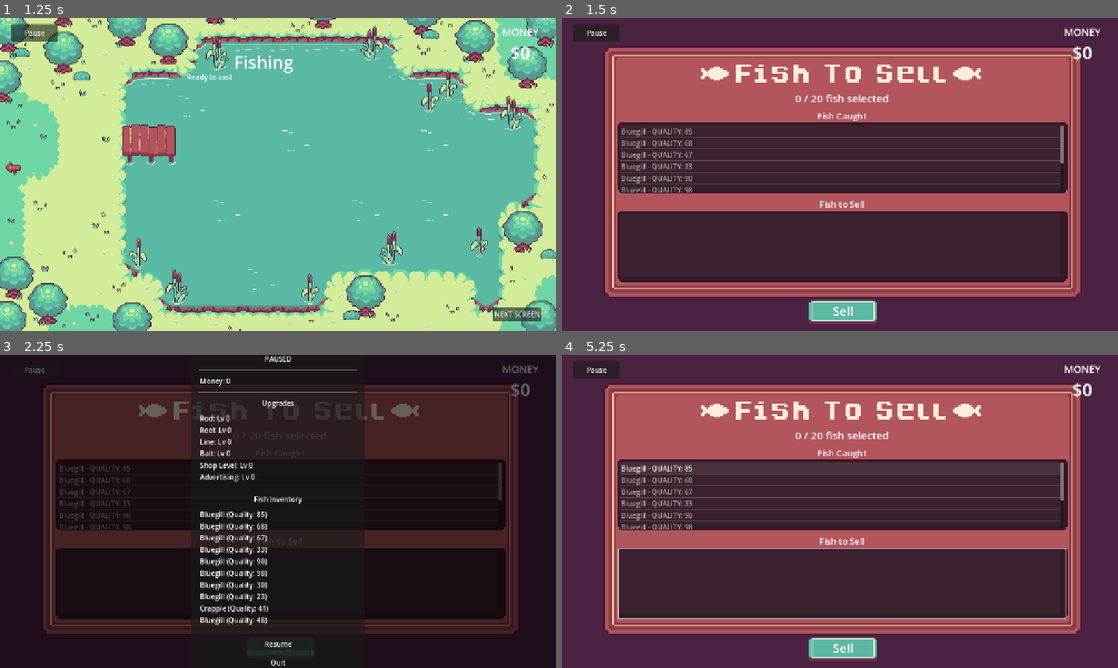
Above: before the commit, frames 1-4 (two rows, left to right).
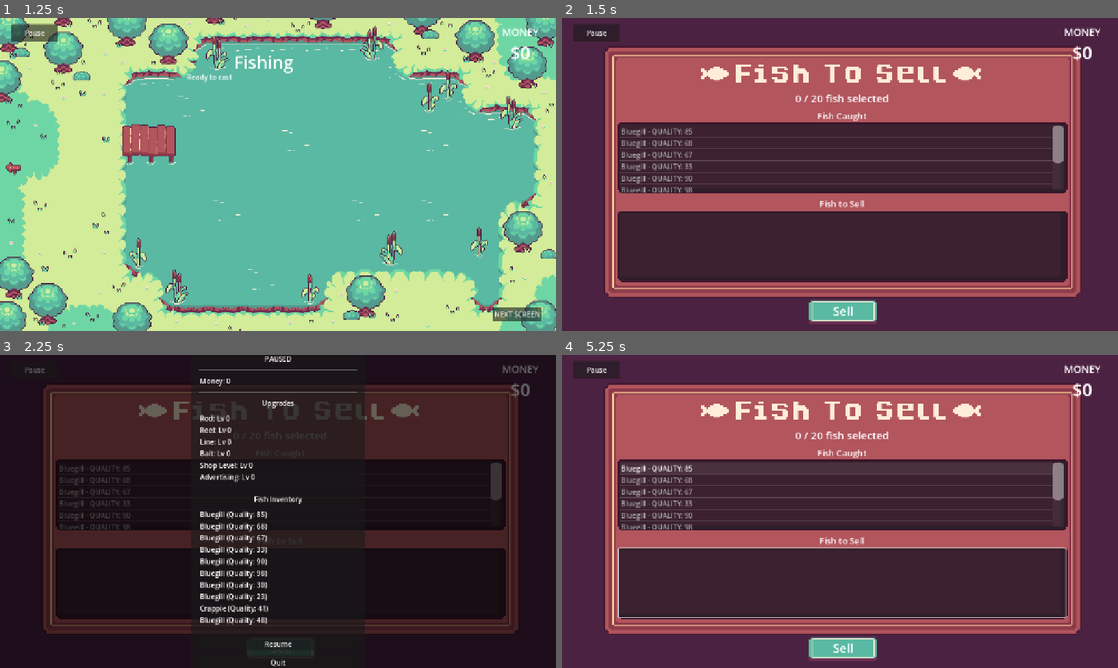
Above: after the commit, the same moments.

Repository: V-Mirea/comfy-summer-fishing-game
Game: Godot game, scene res://assets/game/game.tscn
Same seed, same stepped clock (60 frames per second), same inputs: the game is played once before the commit and once after it. The engine's default icon, where the game draws it, is replaced by a stand-in: a white triangle on a blue panel in a dark square.
Inputs (mouse positions are in pixels of both pictures, inside the frame that each line leads up to):
- Up to frame 1 (1.25 s): click "play" at 0.5 s
- Up to frame 2 (1.5 s): click "NEXT SCREEN" at 1.25 s
- Up to frame 3 (2.25 s): click "Pause" at 2 s
- Up to frame 4 (5.25 s): click "Resume" at 2.75 s; tap Enter at 3.5, 5 s; move the mouse to (812, 574) at 3.52 s; hold Up (ui_up) 3.53-4.25 s; hold E (interact) 3.53-4.25 s; click (812, 574) at 3.67 s; tap Space at 4.25 s; drag from (1006, 558) to (812, 574) at 4.27 s; move the mouse to (673, 464) at 5.02 s; hold Left (ui_left) from 5.03 s (still down); hold E (interact) from 5.03 s (still down)

Frame 1 is identical in both runs. In frame 2, 0.4% of the frame differs, in the area x 10-91%, y 34-84%; in frame 3, 0.2%; in frame 4, 1.3%, in the area x 10-91%, y 34-85%.

Commit message:
add a theme to the fish lists to make the scrollbars bigger for mobile

Diff:
--- a/assets/game/select_selling_scene/select_selling_scene.tscn
+++ b/assets/game/select_selling_scene/select_selling_scene.tscn
@@ -13,6 +13,13 @@
 
 [sub_resource type="LabelSettings" id="LabelSettings_panel"]
 font_size = 20
+
+[sub_resource type="StyleBoxFlat" id="StyleBoxFlat_0hryq"]
+content_margin_left = 26.0
+bg_color = Color(0.6, 0.6, 0.6, 0.09019608)
+
+[sub_resource type="Theme" id="Theme_1ddue"]
+VScrollBar/styles/scroll = SubResource("StyleBoxFlat_0hryq")
 
 [sub_resource type="LabelSettings" id="LabelSettings_ux6l5"]
 font_size = 28
@@ -65,7 +72,7 @@
 offset_left = 130.0
 offset_top = 211.0
 offset_right = 1159.0
-offset_bottom = 606.0
+offset_bottom = 603.0
 
 [node name="TopPanel" type="VBoxContainer" parent="HSplitContainer" unique_id=74036727]
 layout_mode = 2
@@ -80,6 +87,7 @@
 [node name="CaughtList" type="ItemList" parent="HSplitContainer/TopPanel" unique_id=1175813109]
 layout_mode = 2
 size_flags_vertical = 3
+theme = SubResource("Theme_1ddue")
 
 [node name="BottomPanel" type="VBoxContainer" parent="HSplitContainer" unique_id=1960955440]
 layout_mode = 2
@@ -94,6 +102,7 @@
 [node name="SellingList" type="ItemList" parent="HSplitContainer/BottomPanel" unique_id=466547935]
 layout_mode = 2
 size_flags_vertical = 3
+theme = SubResource("Theme_1ddue")
 
 [node name="ProceedButton" type="TextureButton" parent="." unique_id=890188191]
 layout_mode = 0
